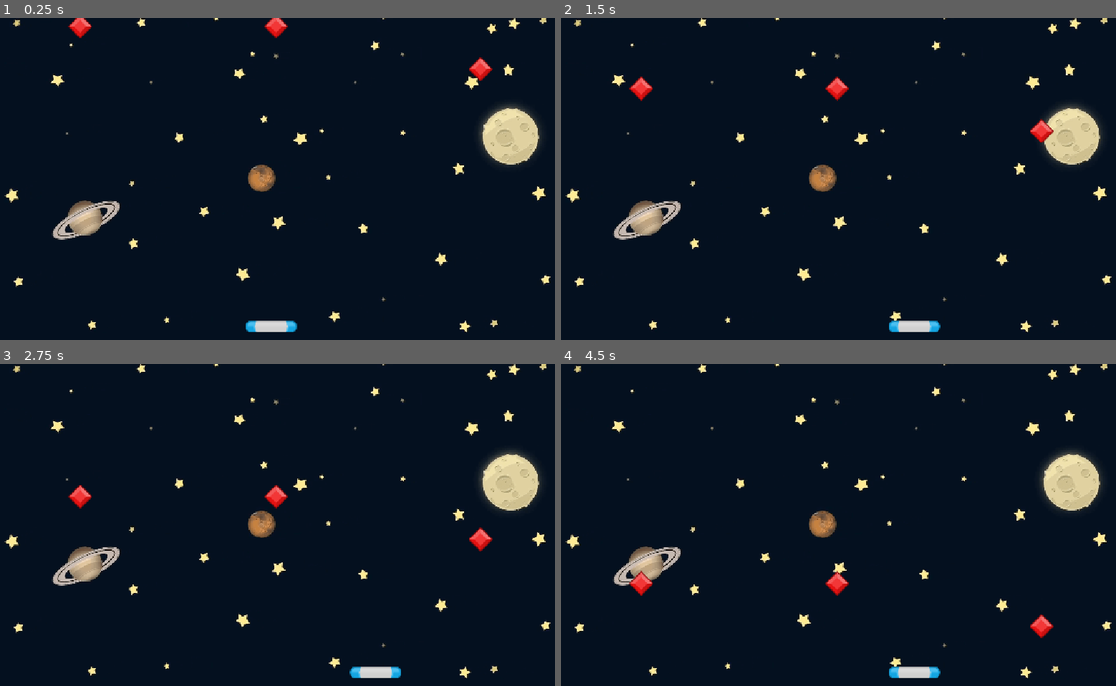
Above: before the commit, frames 1-4 (two rows, left to right).
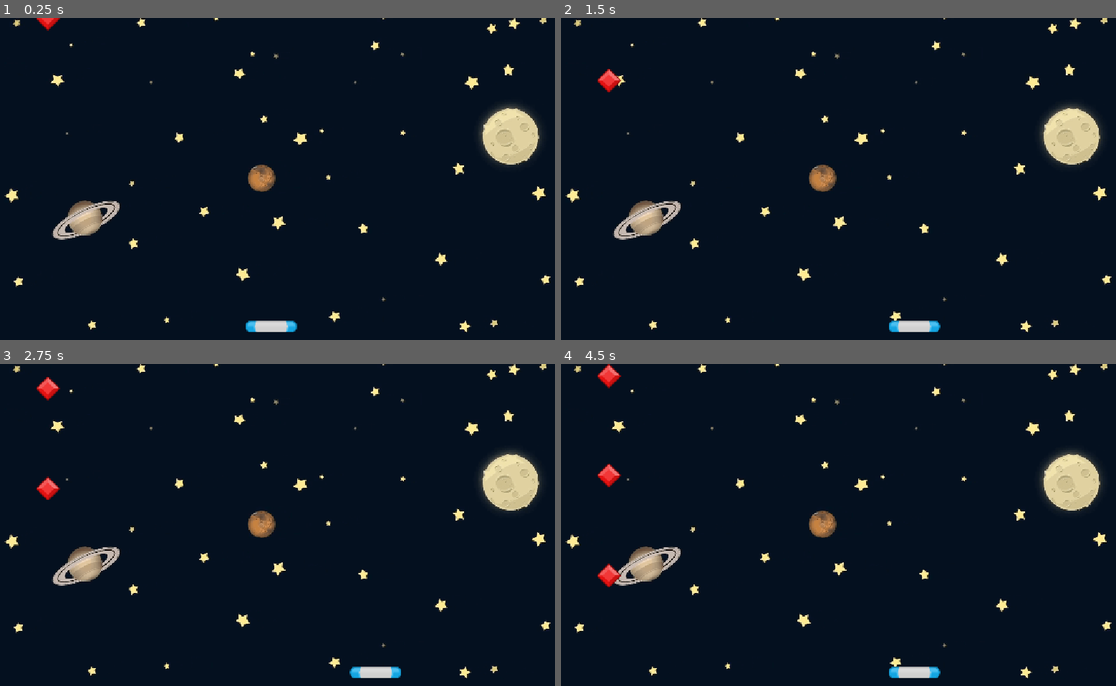
Above: after the commit, the same moments.

Repository: lironexex/gem-catcher
Game: Godot game, scene res://Scenes/Game/Game.tscn
Same seed, same stepped clock (60 frames per second), same inputs: the game is played once before the commit and once after it.
Inputs:
- Up to frame 1 (0.25 s): no input
- Up to frame 2 (1.5 s): hold Right (move_right) 0.53-1.28 s; hold Left (move_left) from 1.28 s (still down)
- Up to frame 3 (2.75 s): release Left (move_left) at 2.03 s; hold Right (move_right) from 2.03 s (still down)
- Up to frame 4 (4.5 s): release Right (move_right) at 3.53 s; hold Left (move_left) from 3.53 s (still down)

The runs differ from the first frame. In frame 1, 0.6% of the frame differs, in the area x 6-89%, y 0-20%; in frame 2, 0.7%; in frame 3, 0.9%; in frame 4, 1.1%, in the area x 6-89%, y 0-86%.

Commit message:
Added Timer for spawning gems

Diff:
--- a/Scenes/Game/Game.tscn
+++ b/Scenes/Game/Game.tscn
@@ -1,9 +1,8 @@
-[gd_scene load_steps=5 format=3 uid="uid://dv4g57qgdfg33"]
+[gd_scene load_steps=4 format=3 uid="uid://dv4g57qgdfg33"]
 
 [ext_resource type="Texture2D" uid="uid://c1fbyrlsneln2" path="res://assets/GameBg.png" id="1_gwu2e"]
 [ext_resource type="Script" uid="uid://chlk3v2pashqe" path="res://Scenes/Game/game.gd" id="1_ln2h6"]
 [ext_resource type="PackedScene" uid="uid://dqhaj3fx1ah8r" path="res://Scenes/Paddle/paddle.tscn" id="2_gwu2e"]
-[ext_resource type="PackedScene" uid="uid://0iopctt3ttlm" path="res://Scenes/Gem/gem.tscn" id="3_xbxml"]
 
 [node name="Game" type="Node2D"]
 script = ExtResource("1_ln2h6")
@@ -16,15 +15,8 @@
 [node name="Paddle" parent="." instance=ExtResource("2_gwu2e")]
 position = Vector2(549, 620)
 
-[node name="Gem" parent="." instance=ExtResource("3_xbxml")]
-position = Vector2(559, -34)
+[node name="Timer" type="Timer" parent="."]
+wait_time = 2.0
+autostart = true
 
-[node name="Gem2" parent="." instance=ExtResource("3_xbxml")]
-position = Vector2(165, -34)
-
-[node name="Gem3" parent="." instance=ExtResource("3_xbxml")]
-position = Vector2(970, 52)
-
-[connection signal="gem_off_screen" from="Gem" to="." method="_on_gem_off_screen"]
-[connection signal="gem_off_screen" from="Gem2" to="." method="_on_gem_off_screen"]
-[connection signal="gem_off_screen" from="Gem3" to="." method="_on_gem_off_screen"]
+[connection signal="timeout" from="Timer" to="." method="_on_timer_timeout"]
--- a/Scenes/Game/game.gd
+++ b/Scenes/Game/game.gd
@@ -1,10 +1,18 @@
 extends Node2D
 
 
+const GEM = preload("res://Scenes/Gem/gem.tscn")
+
 # Called when the node enters the scene tree for the first time.
 func _ready() -> void:
-	pass # Replace with function body.
+	spawn_gem()
 
+func spawn_gem() -> void:
+	var new_gem: Gem = GEM.instantiate()
+	var x_pos: float = 100.0 # change to random
+	new_gem.position = Vector2(x_pos, -50.0)
+	new_gem.gem_off_screen.connect(_on_gem_off_screen)
+	add_child(new_gem)
 
 # Called every frame. 'delta' is the elapsed time since the previous frame.
 func _process(delta: float) -> void:
@@ -12,3 +20,7 @@
 
 func _on_gem_off_screen() -> void:
 	print("Game:: _on_gem_off_screen Game Over")
+
+
+func _on_timer_timeout() -> void:
+	spawn_gem()
--- a/Scenes/Gem/gem.gd
+++ b/Scenes/Gem/gem.gd
@@ -1,4 +1,6 @@
 extends Area2D
+
+class_name Gem
 
 const INITIAL_SPEED: float = 100.0
 var END_OF_SCREEN_Y: float
